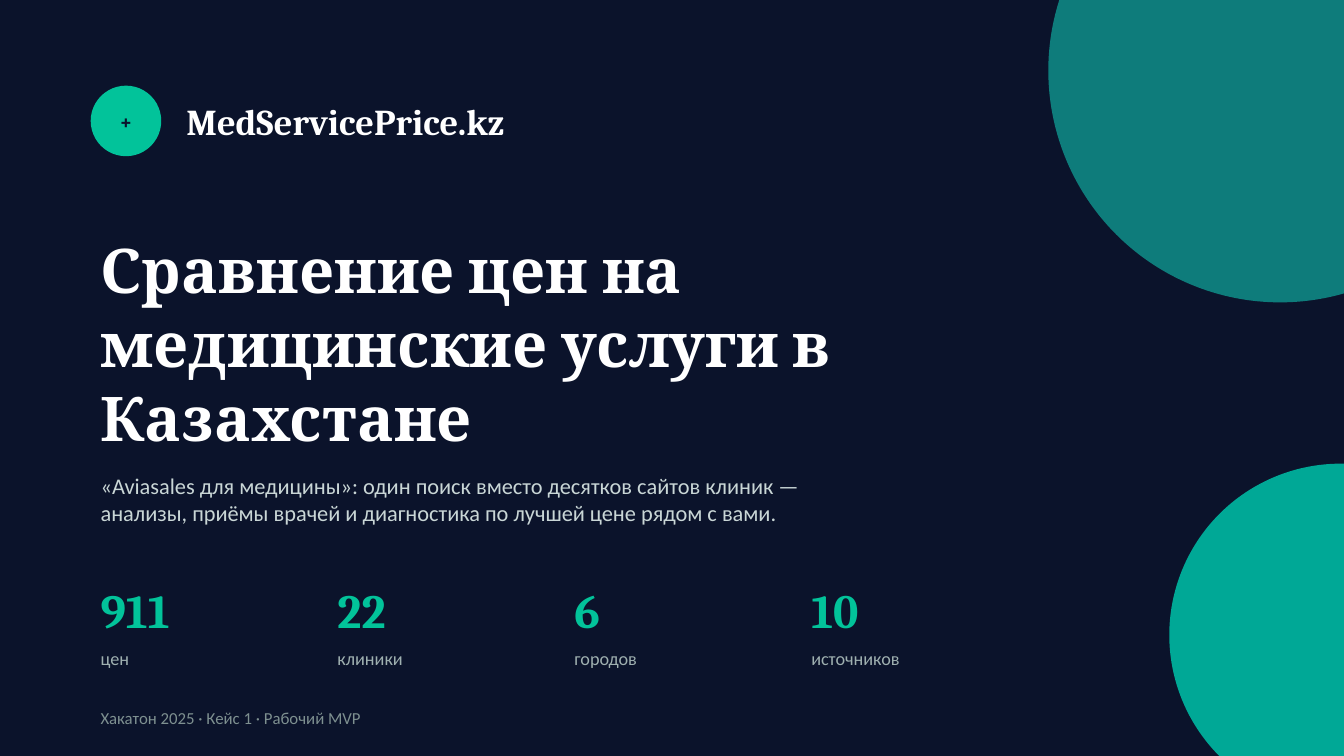
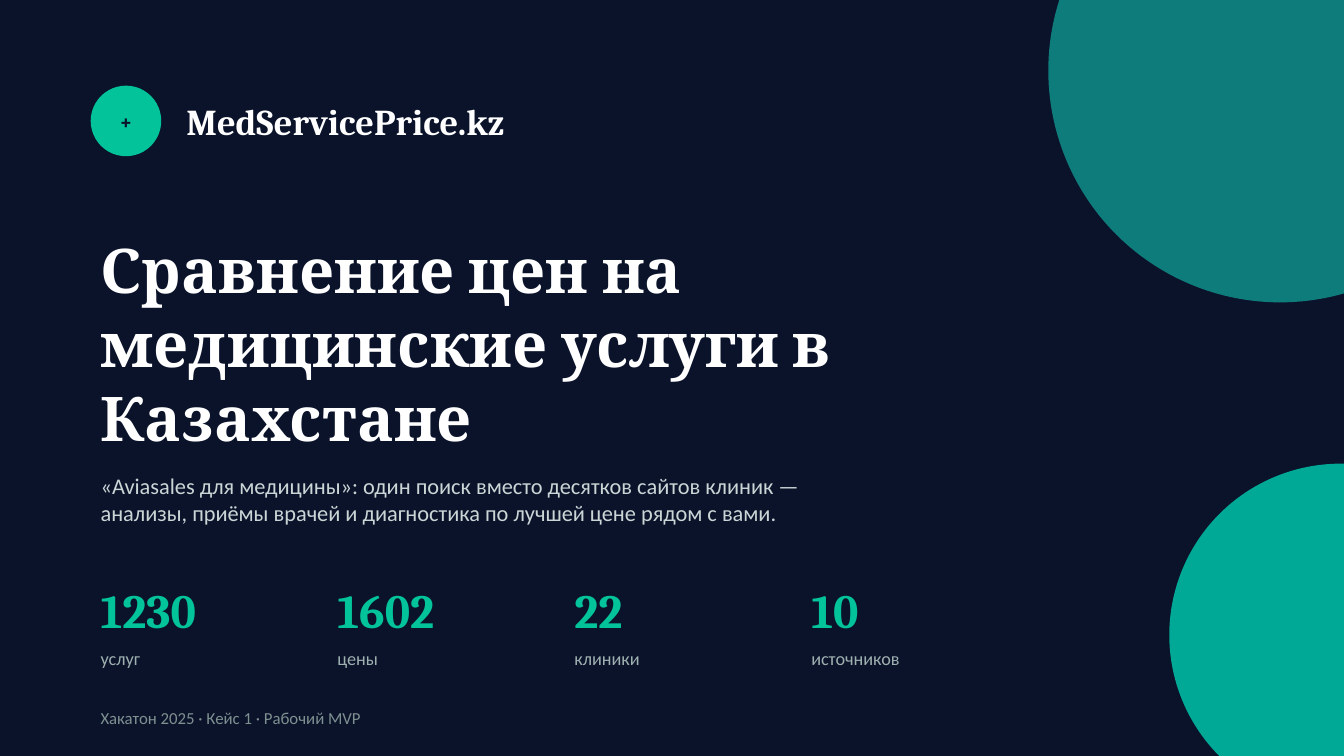
Before and after one commit to azekowka/terricon_medtech, a slide deck: slide 1 of docs/MedServicePrice_Presentation.pptx. Drawn at 1344x756 pixels with LibreOffice and Linux fonts; fonts in the diff are those of the drawing. Boxes give left, top, right and bottom in pixels: in the first picture for what was removed or moved away, otherwise in the second. Text is boxed around its words. In the diff, an @@ line names an element or a change of style, - is before the commit and + after.

```diff
--- a/docs/MedServicePrice_Presentation.pptx
+++ b/docs/MedServicePrice_Presentation.pptx
@@ text at [101,595,196,629]: text changed @@
-911
+1230
@@ text at [337,595,434,629]: text changed @@
-22
+1602
@@ text at [574,596,622,628]: text changed @@
-6
+22
@@ text at [101,656,141,668]: text changed @@
-цен
+услуг
@@ text at [337,656,378,668]: text changed @@
-клиники
+цены
@@ text at [574,656,639,665]: text changed @@
-городов
+клиники
```
Also in this commit, not shown: 2 other slides changed, 26 other files.
